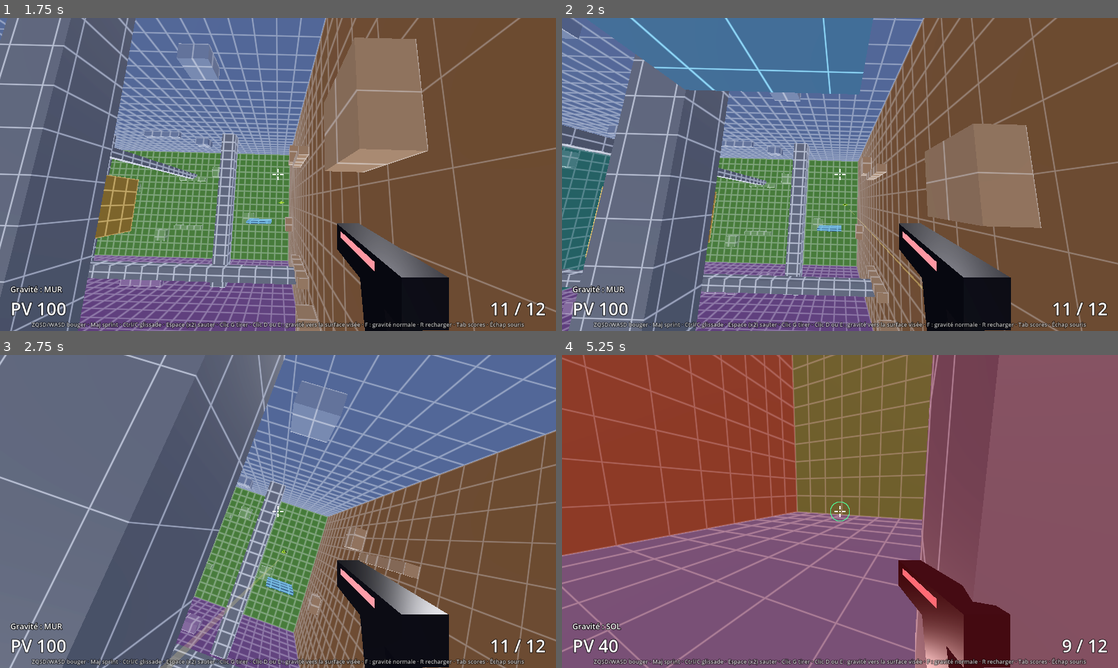
Above: before the commit, frames 1-4 (two rows, left to right).
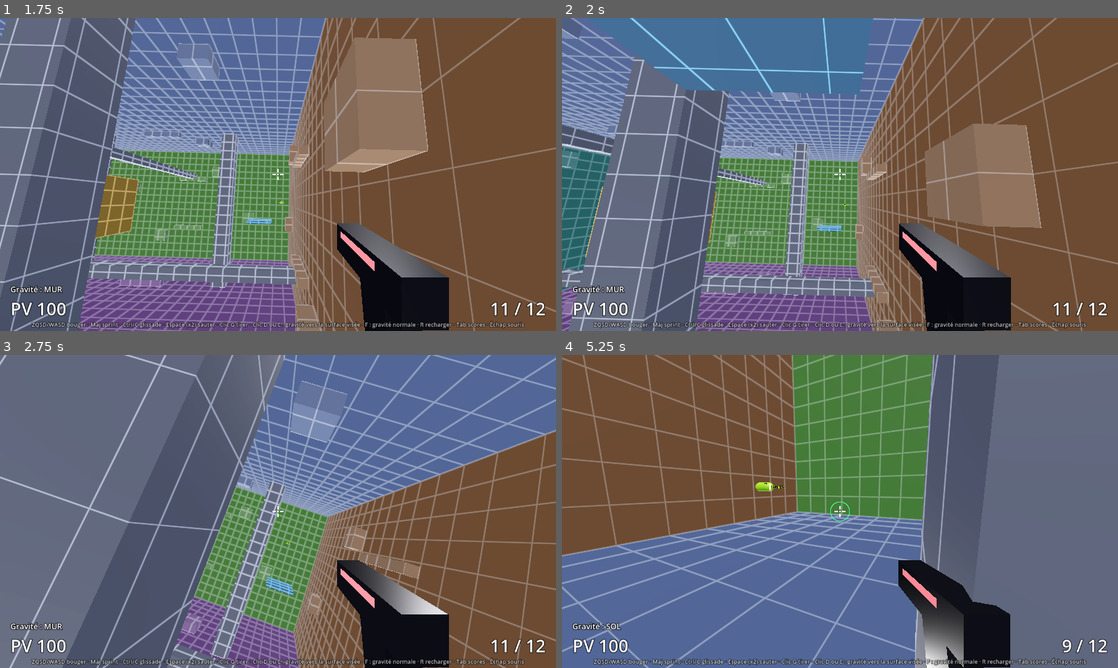
Above: after the commit, the same moments.

Repository: Aikow121/gravity-arena
Game: Godot game, scene res://scenes/main.tscn
Same seed, same stepped clock (60 frames per second), same inputs: the game is played once before the commit and once after it.
Inputs (mouse positions are in pixels of both pictures, inside the frame that each line leads up to):
- Up to frame 1 (1.75 s): click "Jouer en solo (contre les bot…" at 0.5 s; tap Enter at 1.25 s; move the mouse to (305, 174) at 1.27 s; hold W (move_forward) from 1.28 s (still down); tap E (gravity_switch) at 1.35 s; click (305, 174) at 1.42 s; tap Space (jump) at 1.52 s
- Up to frame 2 (2 s): keep holding W (move_forward)
- Up to frame 3 (2.75 s): keep holding W (move_forward); move the mouse to (250, 511) at 2.02 s; tap Tab (scoreboard) at 2.1 s; tap Space (jump) at 2.27 s
- Up to frame 4 (5.25 s): keep holding W (move_forward); move the mouse to (851, 505) at 2.77 s; click (851, 505) at 2.85 s; move the mouse to (834, 517) at 3.52 s; tap Ctrl (slide) at 3.6 s; click (834, 517) at 3.67 s; tap Space (jump) at 3.77, 4.52 s; tap F (gravity_reset) at 4.25 s; move the mouse to (878, 514) at 4.27 s; hold Shift (sprint) 4.28-5.03 s; move the mouse to (795, 508) at 5.02 s; tap C at 5.1 s

Frame 1 is identical in both runs. In frame 2, less than 0.1% of the frame differs, in the area x 51-65%, y 61-87%; in frame 3, 0.3%; in frame 4, 99%, in the area x 0-100%, y 0-100%.

Commit message:
Bots : tir désactivé pour le moment (BOTS_CAN_SHOOT)
Co-Authored-By: Claude Opus 5.5 <noreply@anthropic.com>
Claude-Session: https://claude.ai/code/session_012MQT2eeXsmiABPAaqaVHRa

Diff:
--- a/scripts/player.gd
+++ b/scripts/player.gd
@@ -26,6 +26,9 @@
 const SWITCH_TIME := 0.35            # durée de la rotation lors d'un changement de gravité
 const SWITCH_RANGE := 80.0           # portée du "visé" de surface
 const SWITCH_COOLDOWN := 0.5
+
+## Mettre à true pour que les bots tirent à nouveau.
+const BOTS_CAN_SHOOT := false
 
 const MAX_AMMO := 12
 const FIRE_DELAY := 0.15
@@ -577,7 +580,7 @@
 			move.y = -1.0
 		elif dist < 6.0:
 			move.y = 1.0
-		if _bot_fire_cd <= 0.0 and _has_line_of_sight(_bot_target):
+		if BOTS_CAN_SHOOT and _bot_fire_cd <= 0.0 and _has_line_of_sight(_bot_target):
 			var facing := 1.0
 			if flat.length() > 0.1:
 				facing = (-global_transform.basis.z).dot(flat.normalized())
